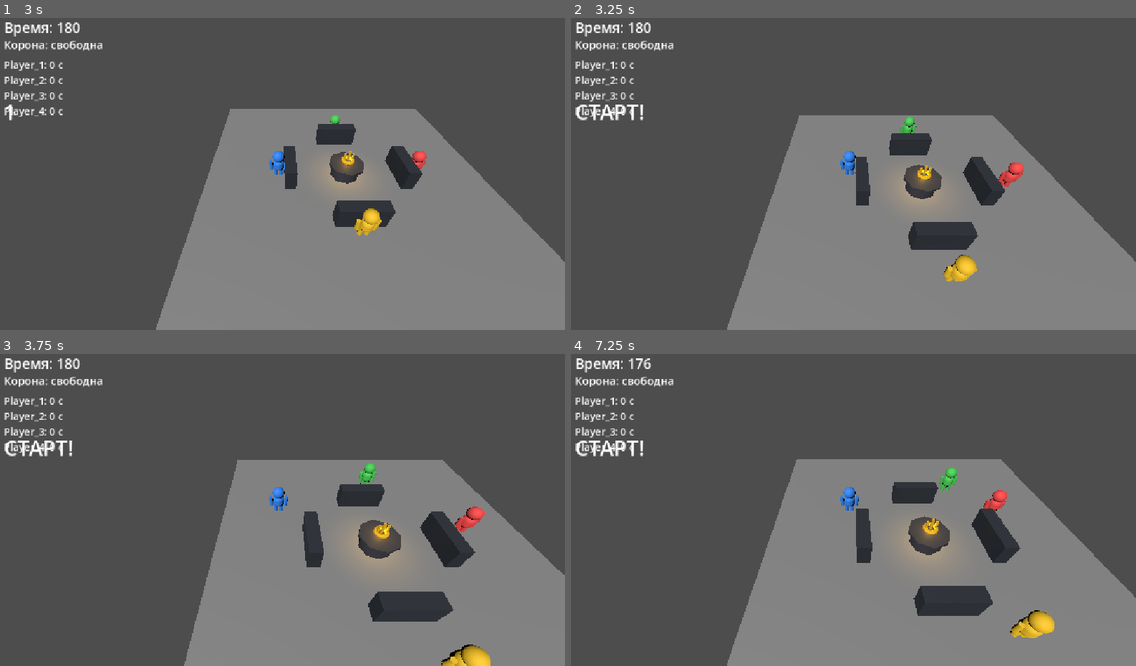
Above: before the commit, frames 1-4 (two rows, left to right).
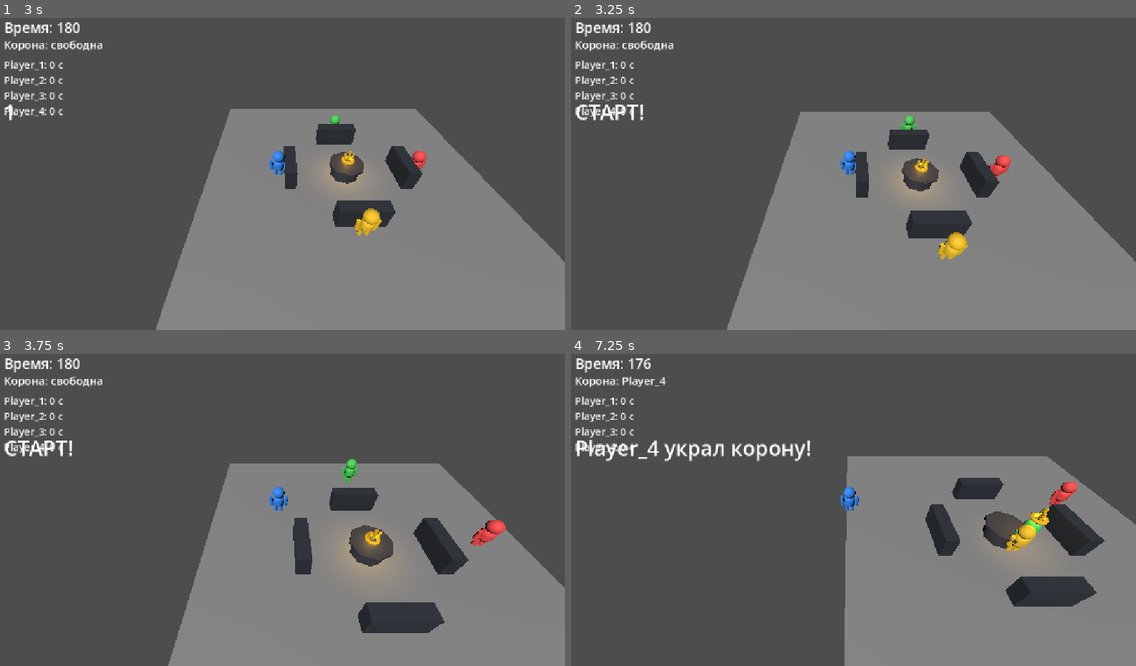
Above: after the commit, the same moments.

Repository: denisyltanovmagamed-netizen/PROJECT-01-CROWN
Game: Godot game, scene res://scenes/main/main.tscn
Two runs of this game, one before a commit and one after it. Both use one fixed random seed, a clock stepped at 60 frames per second and the inputs below.
Inputs (mouse positions are in pixels of both pictures, inside the frame that each line leads up to):
- Up to frame 1 (3 s): tap Enter at 0.5, 2 s; move the mouse to (406, 152) at 0.52 s; hold Right (ui_right) 0.53-1.28 s; click (406, 152) at 0.67 s; tap Space at 1.25, 2.75 s; move the mouse to (163, 186) at 1.27 s; hold Down (ui_down) 1.28-2.03 s; move the mouse to (333, 99) at 2.02 s; hold Right (ui_right) 2.03-2.78 s; move the mouse to (248, 233) at 2.77 s; hold Up (ui_up) from 2.78 s (still down); click (248, 233) at 2.92 s
- Up to frame 2 (3.25 s): keep holding Up (ui_up)
- Up to frame 3 (3.75 s): move the mouse to (452, 553) at 3.52 s; release Up (ui_up) at 3.53 s; hold Left (ui_left) from 3.53 s (still down)
- Up to frame 4 (7.25 s): move the mouse to (678, 456) at 4.27 s; move the mouse to (876, 503) at 5.02 s; release Left (ui_left) at 5.03 s; hold Down (ui_down) 5.03-5.78 s; click (876, 503) at 5.17 s; move the mouse to (763, 425) at 5.77 s; hold Right (ui_right) 5.78-6.53 s; move the mouse to (977, 488) at 6.52 s; hold Up (ui_up) from 6.53 s (still down)

Frame 1 is identical in both runs. In frame 2, 3.3% of the frame differs, in the area x 40-81%, y 30-85%; in frame 3, 7.2%; in frame 4, 23%, in the area x 1-100%, y 7-100%.

Commit message:
Gameplay V2: redesign player movement foundation

Diff:
--- a/scripts/player/player.gd
+++ b/scripts/player/player.gd
@@ -1,6 +1,8 @@
 extends CharacterBody3D
 
-@export var move_speed: float = 6.0
+@export var move_speed: float = 7.0
+@export var acceleration: float = 25.0
+@export var braking: float = 30.0
 @export var is_local_player: bool = false
 @export var is_dummy: bool = false
 
@@ -9,23 +11,23 @@
 var ai_target_point: Vector3
 var ai_use_target_point: bool = false
 var movement_enabled: bool = false
-var arena_limit: float = 9.0
+var arena_limit: float = 15.0
 var all_players: Array[CharacterBody3D] = []
 var ai_slot: int = 0
 var ai_state: String = "CHASE"
 var ai_intercept_point: Vector3
 var ai_use_intercept: bool = false
 
-func _physics_process(_delta: float) -> void:
+func _physics_process(delta: float) -> void:
     if not movement_enabled:
         velocity = Vector3.ZERO
         move_and_slide()
         return
 
     if is_local_player:
-        _handle_local_input()
+        _handle_local_input(delta)
     elif is_dummy:
-        _handle_dummy_ai()
+        _handle_dummy_ai(delta)
     else:
         velocity = Vector3.ZERO
 
@@ -33,7 +35,7 @@
     global_position.x = clampf(global_position.x, -arena_limit, arena_limit)
     global_position.z = clampf(global_position.z, -arena_limit, arena_limit)
 
-func _handle_local_input() -> void:
+func _handle_local_input(delta: float) -> void:
     var input_vec: Vector2 = Input.get_vector("ui_left", "ui_right", "ui_up", "ui_down")
     var direction: Vector3 = Vector3(input_vec.x, 0.0, input_vec.y)
 
@@ -49,11 +51,13 @@
     if direction.length_squared() > 1.0:
         direction = direction.normalized()
 
-    velocity.x = direction.x * move_speed
-    velocity.z = direction.z * move_speed
+    var target_velocity := direction * move_speed
+    var rate := acceleration if direction.length_squared() > 0.001 else braking
+    velocity.x = move_toward(velocity.x, target_velocity.x, rate * delta)
+    velocity.z = move_toward(velocity.z, target_velocity.z, rate * delta)
     velocity.y = 0.0
 
-func _handle_dummy_ai() -> void:
+func _handle_dummy_ai(_delta: float) -> void:
     if target == null:
         velocity = Vector3.ZERO
         return
@@ -66,7 +70,6 @@
     direction.y = 0.0
 
     if direction.length_squared() <= 0.0001:
-        # Never freeze an AI on an interception point.
         if ai_use_target_point:
             direction = target.global_position - global_position
             direction.y = 0.0
@@ -74,38 +77,19 @@
             velocity = Vector3.ZERO
             return
 
-    var distance_to_target := direction.length()
     direction = direction.normalized()
 
-    # Attackers do not run straight into the holder. Inside the approach zone,
-    # circle toward the holder so they can reach steal range without creating
-    # a head-on deadlock with another player.
-    if not get_meta("crown_holder", false) and distance_to_target <= 2.2:
-        var tangent := Vector3(-direction.z, 0.0, direction.x)
-        var side := 1.0 if ai_slot % 2 == 0 else -1.0
-        direction = (direction * 0.35 + tangent * side * 0.95).normalized()
-    elif distance_to_target > 1.8:
+    if not get_meta("crown_holder", false):
+        direction = _avoid_obstacles(_apply_separation(direction))
+    else:
         direction = _apply_separation(direction)
 
-    if not get_meta("crown_holder", false):
-        direction = _avoid_obstacles(direction)
+    var target_velocity := direction * move_speed
+    if get_meta("crown_holder", false):
+        target_velocity *= 0.92
 
-    if get_meta("crown_holder", false):
-        var distance_from_center := Vector2(global_position.x, global_position.z).length()
-        var escape_direction := -direction
-
-        if distance_from_center > 7.0:
-            var center_direction := Vector3(-global_position.x, 0.0, -global_position.z).normalized()
-            escape_direction = (escape_direction * 0.65 + center_direction * 0.9).normalized()
-
-        if distance_to_target > 1.8:
-            escape_direction = _apply_separation(escape_direction)
-        velocity.x = escape_direction.x * move_speed * 0.76
-        velocity.z = escape_direction.z * move_speed * 0.76
-    else:
-        velocity.x = direction.x * move_speed * 0.84
-        velocity.z = direction.z * move_speed * 0.84
-
+    velocity.x = move_toward(velocity.x, target_velocity.x, acceleration * _delta)
+    velocity.z = move_toward(velocity.z, target_velocity.z, acceleration * _delta)
     velocity.y = 0.0
 
 func _avoid_obstacles(direction: Vector3) -> Vector3:
@@ -118,7 +102,7 @@
 
     for offset in [0.0, 0.65, -0.65]:
         var ray_direction: Vector3 = (forward + right * offset).normalized()
-        var query := PhysicsRayQueryParameters3D.create(origin, origin + ray_direction * 1.8)
+        var query := PhysicsRayQueryParameters3D.create(origin, origin + ray_direction * 2.2)
         query.collision_mask = 1
         var hit := space.intersect_ray(query)
         if not hit.is_empty():
@@ -147,14 +131,14 @@
         offset.y = 0.0
         var distance := offset.length()
 
-        if distance > 0.01 and distance < 2.8:
-            var strength := (2.8 - distance) / 2.8
+        if distance > 0.01 and distance < 2.0:
+            var strength := (2.0 - distance) / 2.0
             separation += offset.normalized() * strength
 
     if separation.length_squared() <= 0.0001:
         return direction
 
-    return (direction + separation * 3.2).normalized()
+    return (direction + separation * 2.0).normalized()
 
 func set_target(new_target: Node3D) -> void:
     target = new_target
